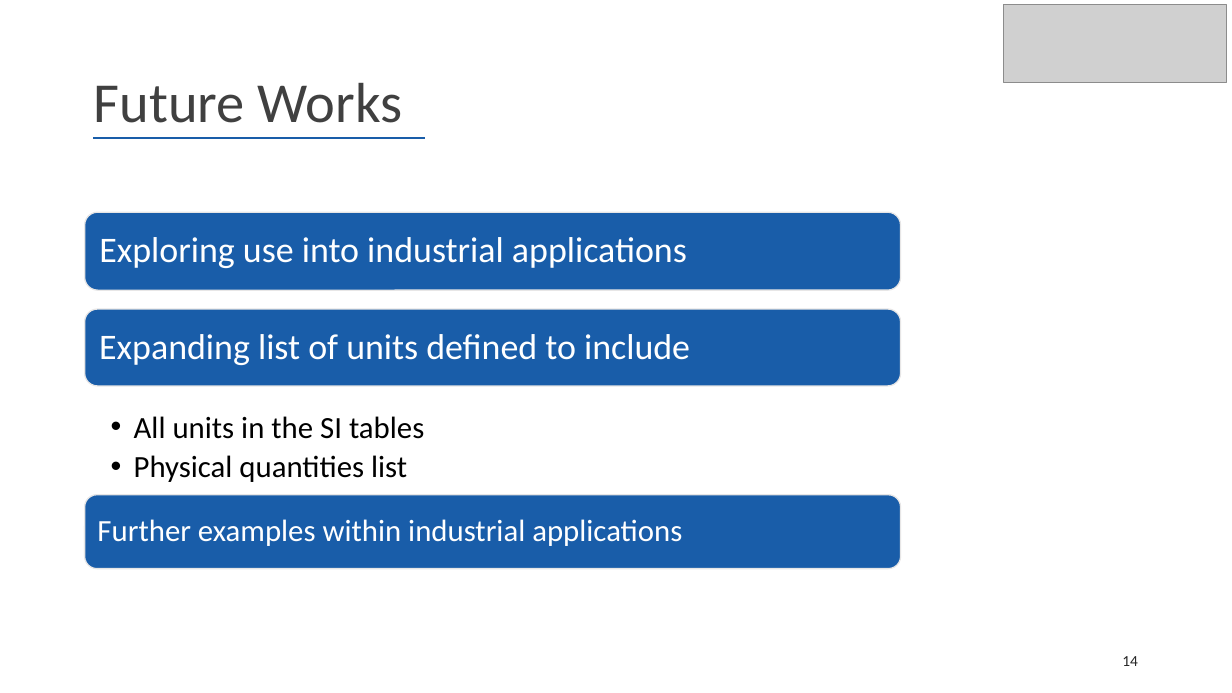
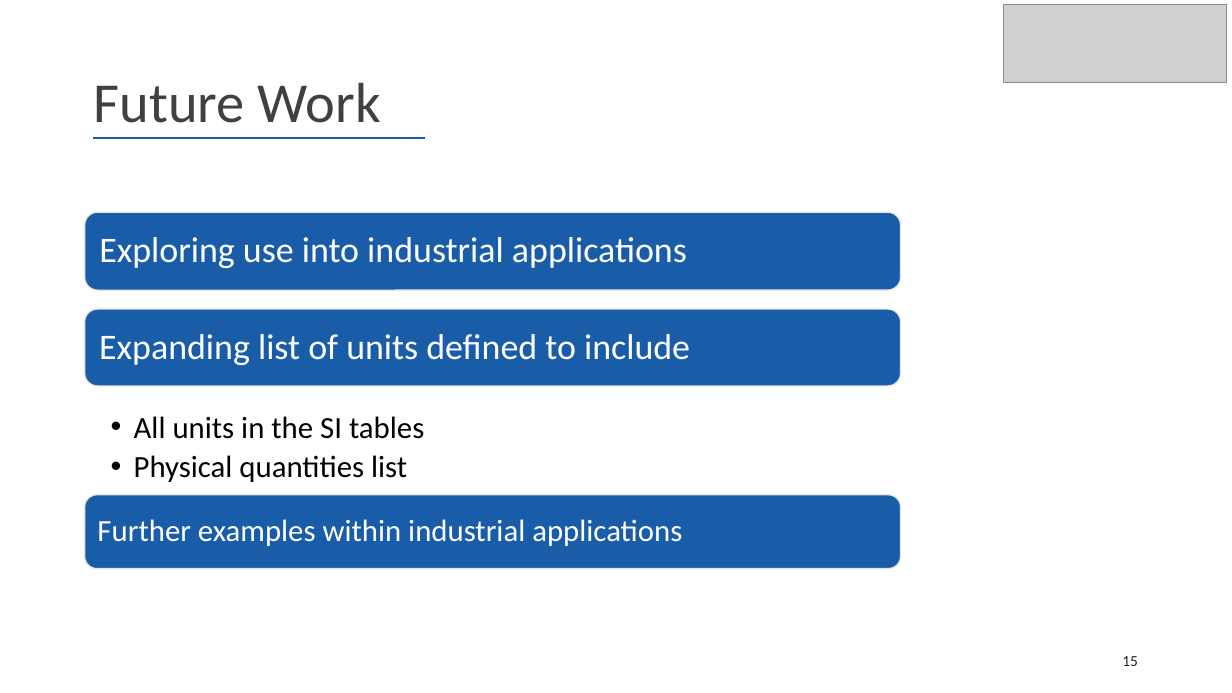
Before and after one commit to leouk/VDM_Toolkit, a slide deck: slide 15 of plugins/vdm2isa/pub/isq-lib/talk/International System of Quantities library in VDM.pptx (slide 14 before the commit). Drawn at 1232x693 pixels with LibreOffice and Linux fonts; fonts in the diff are those of the drawing; grey boxes stand for pictures; background and template pictures are left out. Boxes give left, top, right and bottom in pixels: in the first picture for what was removed or moved away, otherwise in the second. Text is boxed around its words. In the diff, an @@ line names an element or a change of style, - is before the commit and + after.

Commit message:
minor tweak on talk

```diff
--- a/plugins/vdm2isa/pub/isq-lib/talk/International System of Quantities library in VDM.pptx
+++ b/plugins/vdm2isa/pub/isq-lib/talk/International System of Quantities library in VDM.pptx
@@ title at [94, 83, 381, 123]: text changed @@
-Future Works
+Future Work
@@ page number at [1122, 656, 1138, 666]: text changed @@
-14
+15
```
Also in this commit, not shown: 1 slide added.
